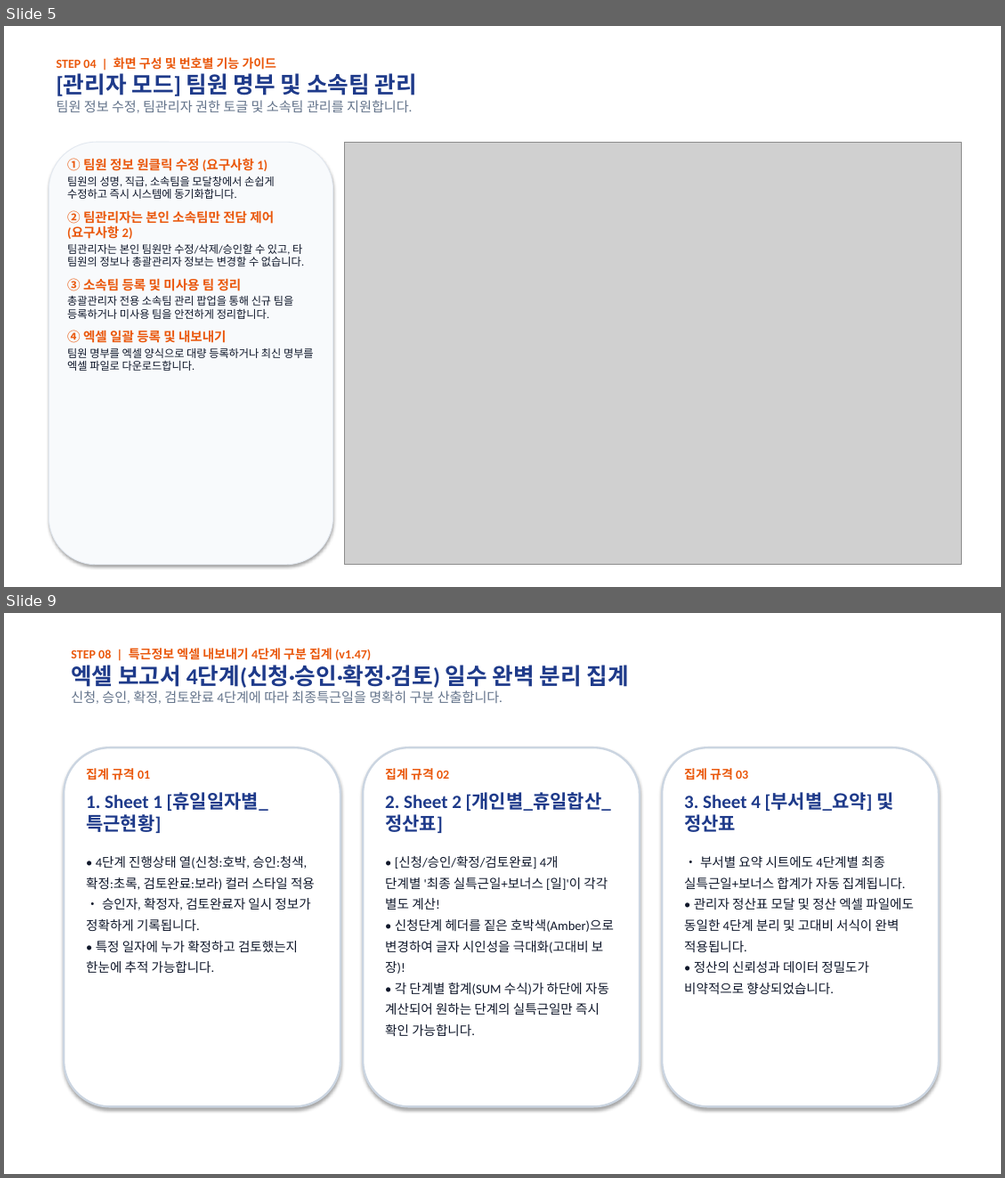
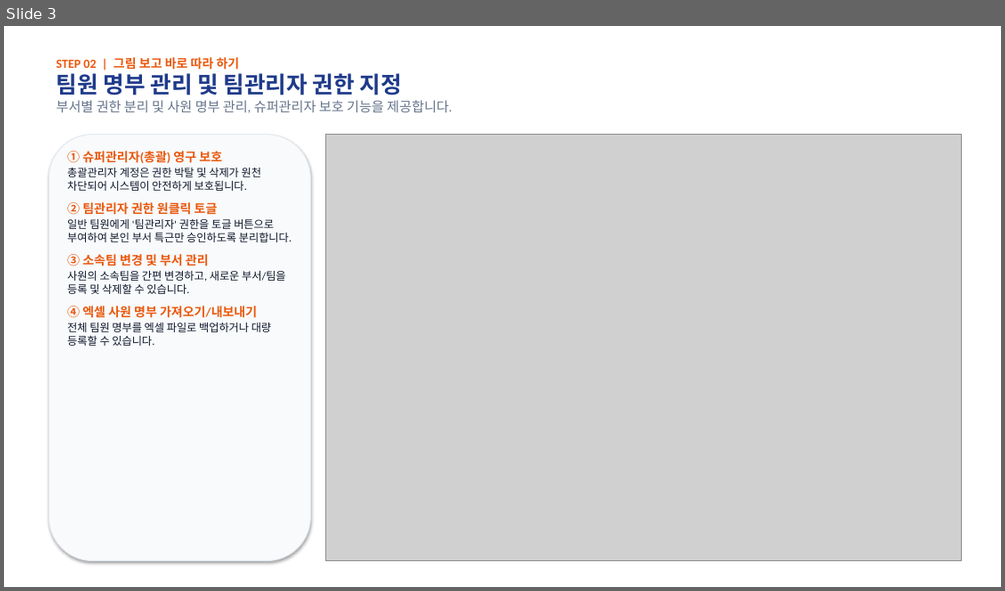
Before and after one commit to rorma34-lab/team-overtime-manager, a slide deck: Overtime_Admin_Manual.pptx. Shown one above the other, each under a label of ours: slides 5 and 9 before the commit, slide 3 after it; the slides between them are not shown. The pictures are 1005x1178 and 1005x591 pixels, drawn with LibreOffice and Linux fonts; fonts in the diff are those of the drawing; grey boxes stand for pictures. Boxes give left, top, right and bottom in pixels: in the first picture for what was removed or moved away, otherwise in the second. Text is boxed around its words. In the diff, an @@ line names an element or a change of style, - is before the commit and + after.

```diff
--- a/Overtime_Admin_Manual.pptx
+++ b/Overtime_Admin_Manual.pptx
@@ slide 9 removed at [4,613,1001,1174], background #FFFFFF @@
@@ text removed at [71,648,629,704] @@
-STEP 08 | 특근정보 엑셀 내보내기 4단계 구분 집계 (v1.47)
-엑셀 보고서 4단계(신청·승인·확정·검토) 일수 완벽 분리 집계
-신청, 승인, 확정, 검토완료 4단계에 따라 최종특근일을 명확히 구분 산출합니다.
@@ rounded rectangle removed at [64,747,340,1107] @@
@@ text removed at [86,768,315,973] @@
-집계 규격 01
-1. Sheet 1 [휴일일자별_특근현황]
-• 4단계 진행상태 열(신청:호박, 승인:청색, 확정:초록, 검토완료:보라) 컬러 스타일 적용
-• 승인자, 확정자, 검토완료자 일시 정보가 정확하게 기록됩니다.
-• 특정 일자에 누가 확정하고 검토했는지 한눈에 추적 가능합니다.
@@ rounded rectangle removed at [363,747,639,1107] @@
@@ text removed at [385,768,614,1036] @@
-집계 규격 02
-2. Sheet 2 [개인별_휴일합산_정산표]
-• [신청/승인/확정/검토완료] 4개 단계별 '최종 실특근일+보너스 [일]'이 각각 별도 계산!
-• 신청단계 헤더를 짙은 호박색(Amber)으로 변경하여 글자 시인성을 극대화(고대비 보장)!
-• 각 단계별 합계(SUM 수식)가 하단에 자동 계산되어 원하는 단계의 실특근일만 즉시 확인 가능합니다.
@@ rounded rectangle removed at [662,747,938,1107] @@
@@ text removed at [684,768,914,994] @@
-집계 규격 03
-3. Sheet 4 [부서별_요약] 및 정산표
-• 부서별 요약 시트에도 4단계별 최종 실특근일+보너스 합계가 자동 집계됩니다.
-• 관리자 정산표 모달 및 정산 엑셀 파일에도 동일한 4단계 분리 및 고대비 서식이 완벽 적용됩니다.
-• 정산의 신뢰성과 데이터 정밀도가 비약적으로 향상되었습니다.
@@ what was slide 5 is now slide 3 @@
@@ slide 3 changed as well @@
@@ text at [57,57,452,113]: text changed @@
-STEP 04 | 화면 구성 및 번호별 기능 가이드
-[관리자 모드] 팀원 명부 및 소속팀 관리
-팀원 정보 수정, 팀관리자 권한 토글 및 소속팀 관리를 지원합니다.
+STEP 02 | 그림 보고 바로 따라 하기
+팀원 명부 관리 및 팀관리자 권한 지정
+부서별 권한 분리 및 사원 명부 관리, 슈퍼관리자 보호 기능을 제공합니다.
@@ rounded rectangle: place and size @@
-rounded rectangle at [48,142,333,564]
+rounded rectangle at [48,135,310,561]
@@ text at [67,151,291,346]: text changed @@
-① 팀원 정보 원클릭 수정 (요구사항 1)
-팀원의 성명, 직급, 소속팀을 모달창에서 손쉽게 수정하고 즉시 시스템에 동기화합니다.
-② 팀관리자는 본인 소속팀만 전담 제어 (요구사항 2)
-팀관리자는 본인 팀원만 수정/삭제/승인할 수 있고, 타 팀원의 정보나 총괄관리자 정보는 변경할 수 없습니다.
-③ 소속팀 등록 및 미사용 팀 정리
-총괄관리자 전용 소속팀 관리 팝업을 통해 신규 팀을 등록하거나 미사용 팀을 안전하게 정리합니다.
-④ 엑셀 일괄 등록 및 내보내기
-팀원 명부를 엑셀 양식으로 대량 등록하거나 최신 명부를 엑셀 파일로 다운로드합니다.
+① 슈퍼관리자(총괄) 영구 보호
+총괄관리자 계정은 권한 박탈 및 삭제가 원천 차단되어 시스템이 안전하게 보호됩니다.
+② 팀관리자 권한 원클릭 토글
+일반 팀원에게 '팀관리자' 권한을 토글 버튼으로 부여하여 본인 부서 특근만 승인하도록 분리합니다.
+③ 소속팀 변경 및 부서 관리
+사원의 소속팀을 간편 변경하고, 새로운 부서/팀을 등록 및 삭제할 수 있습니다.
+④ 엑셀 사원 명부 가져오기/내보내기
+전체 팀원 명부를 엑셀 파일로 백업하거나 대량 등록할 수 있습니다.
@@ picture: place and size @@
-picture at [344,142,961,564]
+picture at [325,135,961,561]
```
Also in this commit, not shown: 2 other slides changed, 3 slides added, 10 other slides removed, 6 other files.
